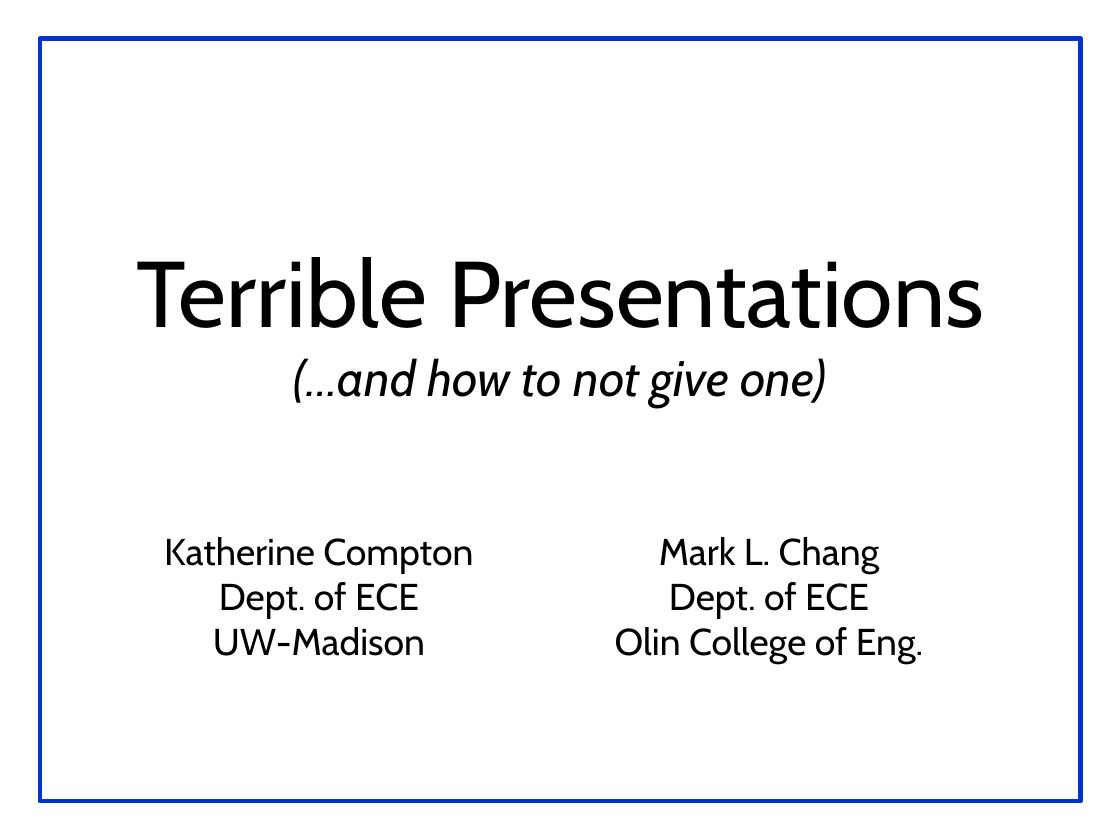
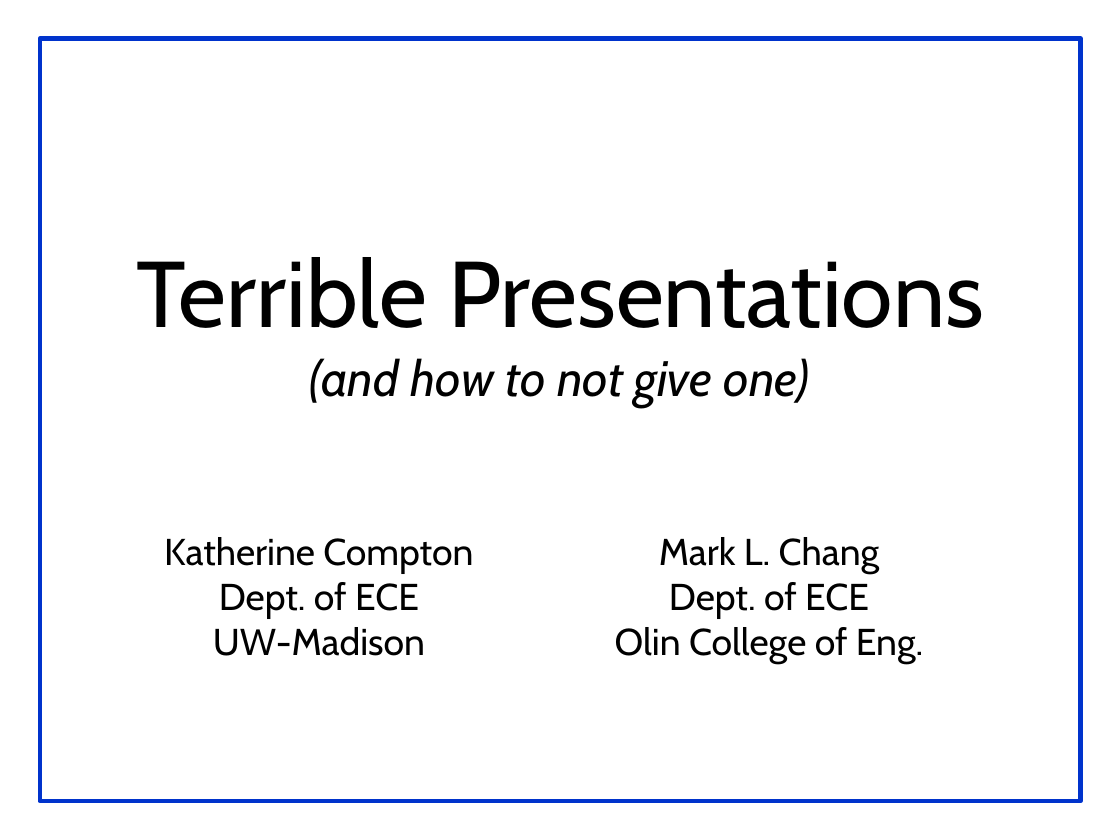
Before and after one commit to alextesy/Hackaton, a slide deck: slide 1 of PresentationGuide.pptx. Drawn at 1120x840 pixels with LibreOffice and Linux fonts; fonts in the diff are those of the drawing. Boxes give left, top, right and bottom in pixels: in the first picture for what was removed or moved away, otherwise in the second. Text is boxed around its words. In the diff, an @@ line names an element or a change of style, - is before the commit and + after.

```diff
--- a/PresentationGuide.pptx
+++ b/PresentationGuide.pptx
@@ title at <box>136,257,984,406</box>: text changed @@
-Terrible Presentations
-(…and how to not give one)
+Terrible Presentations
+(and how to not give one)
```
Also in this commit, not shown: 2 other slides changed, 46 slides removed, 1 other file.
